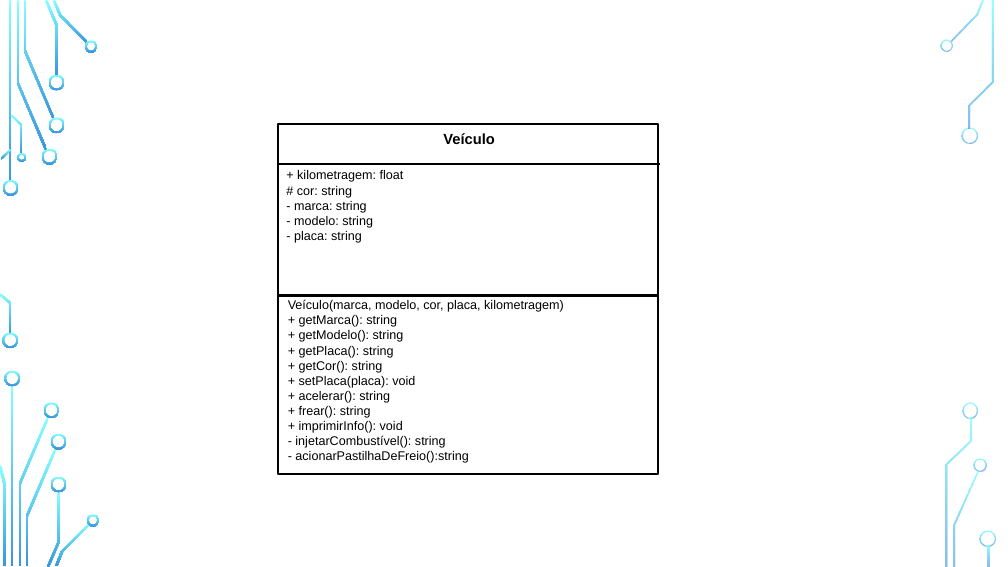
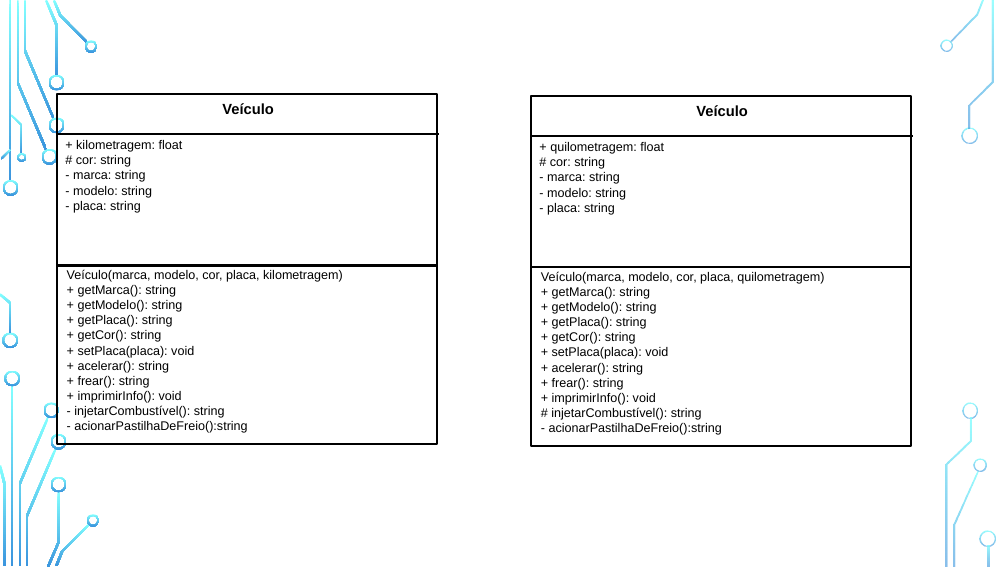
Before and after one commit to zz4fap/python-programming, a slide deck: slide 67 of figures/C126_figures.pptx. Drawn at 1008x567 pixels with LibreOffice and Linux fonts; fonts in the diff are those of the drawing; background and template pictures are left out. Boxes give left, top, right and bottom in pixels: in the first picture for what was removed or moved away, otherwise in the second. Text is boxed around its words. In the diff, an @@ line names an element or a change of style, - is before the commit and + after.

```diff
--- a/figures/C126_figures.pptx
+++ b/figures/C126_figures.pptx
@@ 3 texts, 2 lines, 1 rectangle: place and size @@
-3 texts, 2 lines, 1 rectangle at [278, 125, 660, 474]
+3 texts, 2 lines, 1 rectangle at [57, 95, 439, 444]
@@ group added at [531, 96, 913, 445]: 3 texts, 2 lines, 1 rectangle @@
+Veículo
++ quilometragem: float
+# cor: string
+- marca: string
+- modelo: string
+- placa: string
+Veículo(marca, modelo, cor, placa, quilometragem)
++ getMarca(): string
++ getModelo(): string
++ getPlaca(): string
++ getCor(): string
++ setPlaca(placa): void
++ acelerar(): string
++ frear(): string
++ imprimirInfo(): void
+# injetarCombustível(): string
+- acionarPastilhaDeFreio():string
```
Also in this commit, not shown: 1 slide added, 3 other files.
